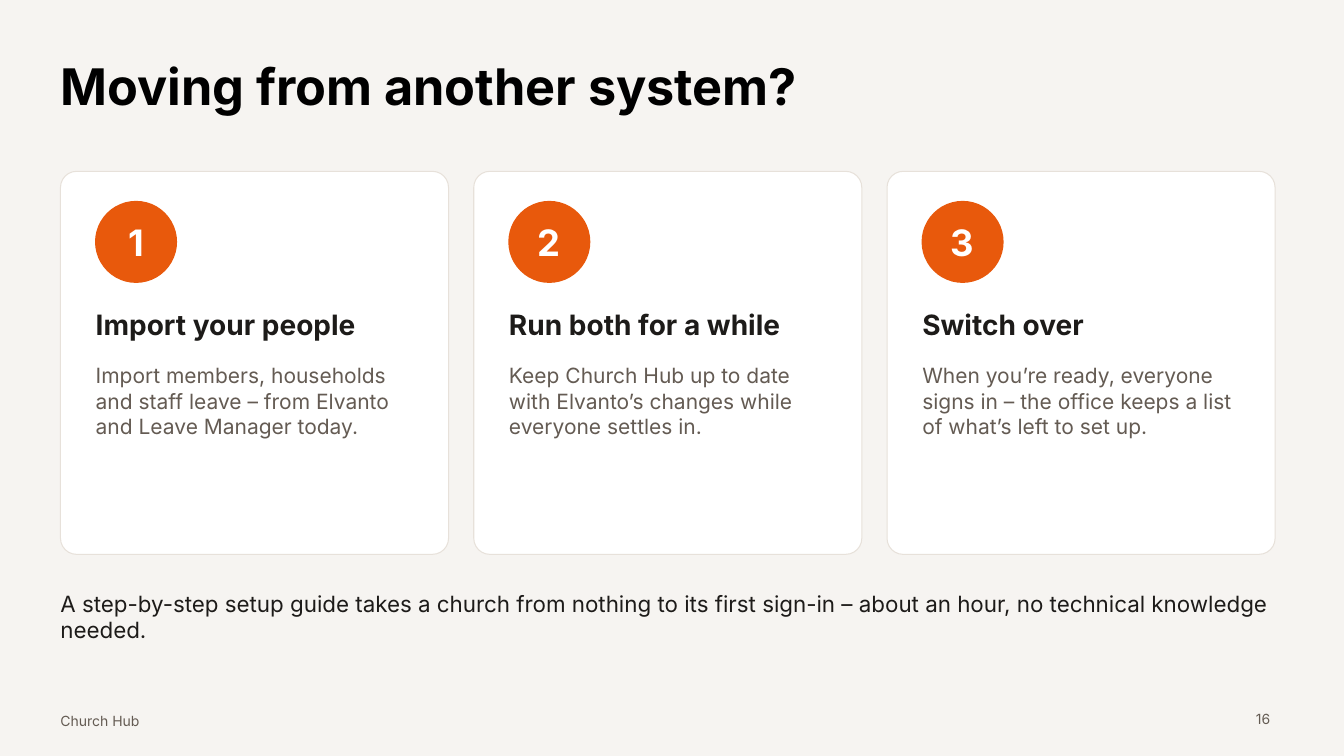
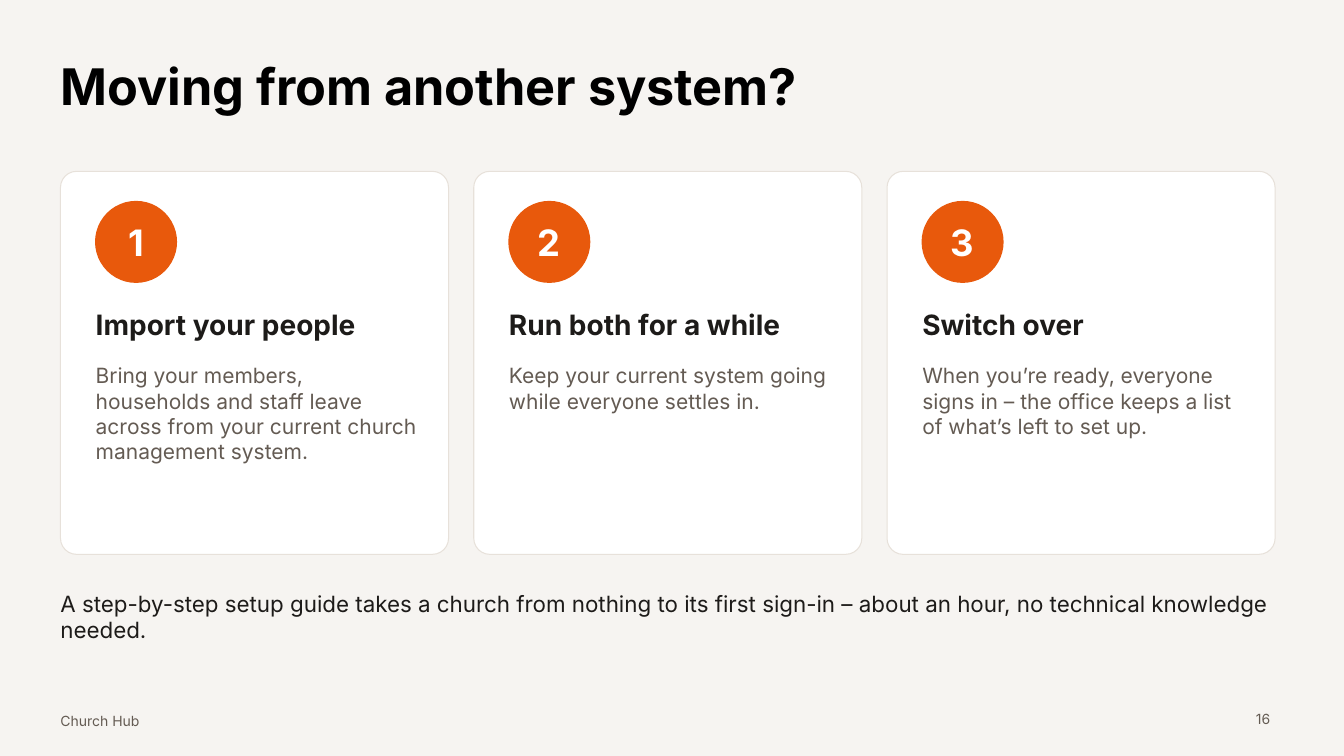
Before and after one commit to pian1966/church-hub, a slide deck: slide 16 of docs/presentation/church-hub-presentation.pptx. Drawn at 1344x756 pixels with LibreOffice and Linux fonts; fonts in the diff are those of the drawing; background and template pictures are left out. Boxes give left, top, right and bottom in pixels: in the first picture for what was removed or moved away, otherwise in the second. Text is boxed around its words. In the diff, an @@ line names an element or a change of style, - is before the commit and + after.

```diff
--- a/docs/presentation/church-hub-presentation.pptx
+++ b/docs/presentation/church-hub-presentation.pptx
@@ text at (x1=96, y1=367, x2=416, y2=464): text changed @@
-Import members, households and staff leave – from Elvanto and Leave Manager today.
+Bring your members, households and staff leave across from your current church management system.
@@ text at (x1=509, y1=367, x2=826, y2=414): text changed @@
-Keep Church Hub up to date with Elvanto’s changes while everyone settles in.
+Keep your current system going while everyone settles in.
```
Also in this commit, not shown: 4 other slides changed, 19 other files.
